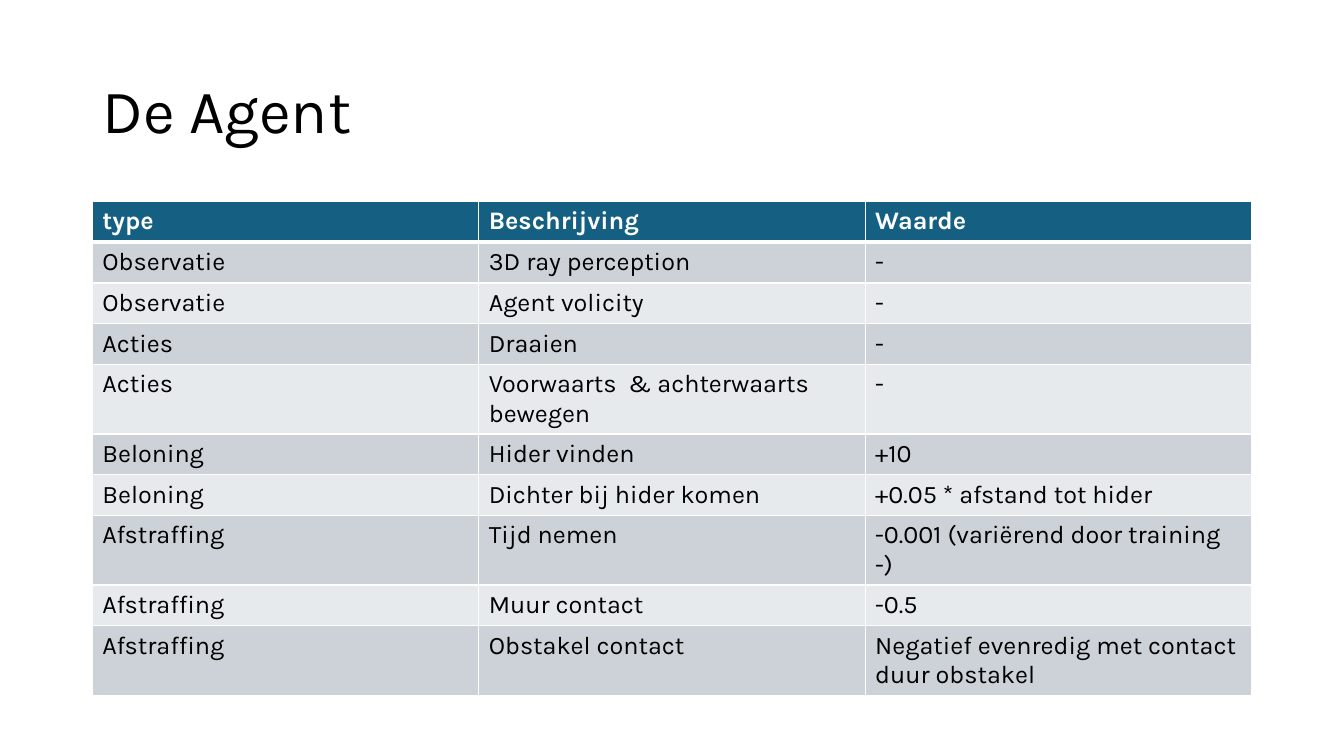
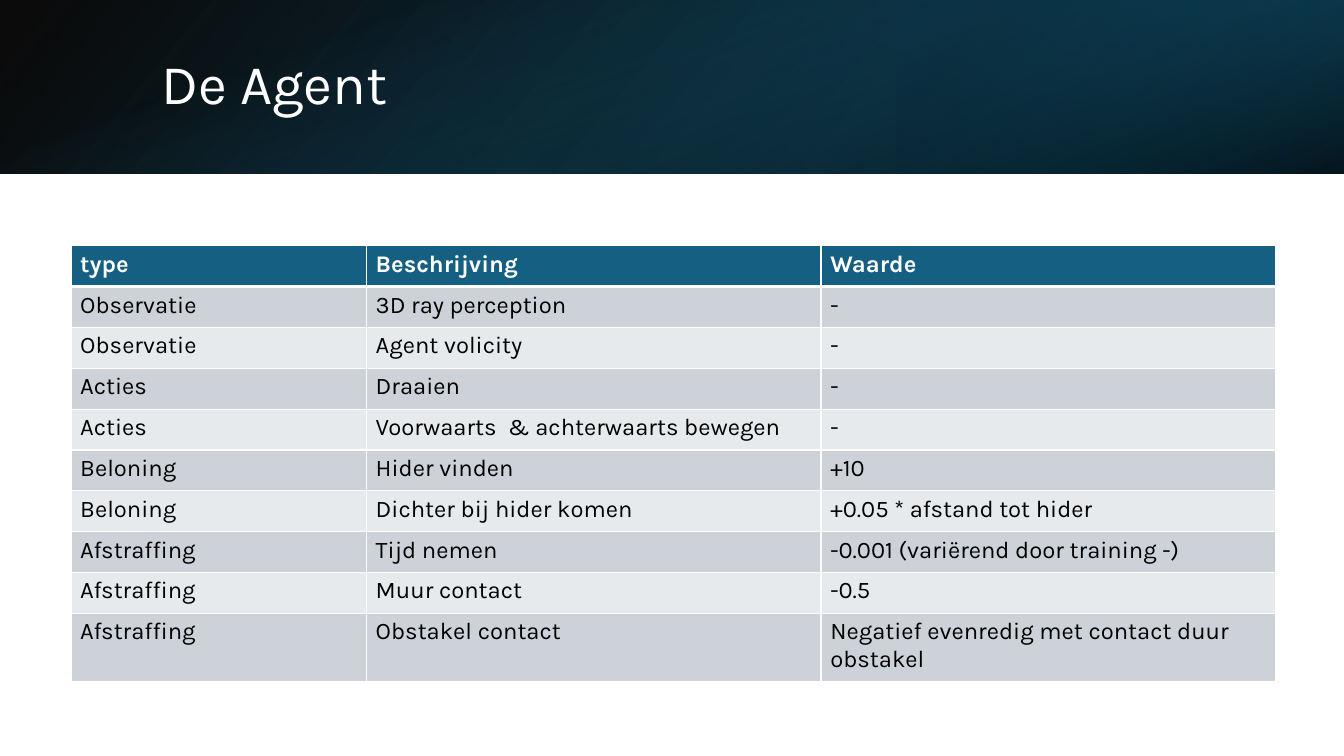
Before and after one commit to JelleHaast/VRExp2026Project, a slide deck: slide 5 of ProjectVREXP.pptx. Drawn at 1344x756 pixels with LibreOffice and Linux fonts; fonts in the diff are those of the drawing. Boxes give left, top, right and bottom in pixels: in the first picture for what was removed or moved away, otherwise in the second. Text is boxed around its words. In the diff, an @@ line names an element or a change of style, - is before the commit and + after.

```diff
--- a/ProjectVREXP.pptx
+++ b/ProjectVREXP.pptx
@@ rectangle added at bbox=[0, 0, 1344, 173], fill gradient #000000 to #104862 @@
@@ rectangle added at bbox=[0, 1, 1343, 174], fill gradient #156082 to #000000 @@
@@ rectangle added at bbox=[896, 0, 1344, 173], fill gradient #0B3041 to #156082 @@
@@ title "De Agent": place and size @@
-title "De Agent" at bbox=[102, 94, 351, 148]
+title "De Agent" at bbox=[161, 69, 387, 118]
@@ title "De Agent" at bbox=[161, 69, 387, 118]: size 44 to 40 pt, text colour #000000 to #FFFFFF @@
@@ table at bbox=[71, 246, 1275, 683] @@
@@ size 18 to 17 pt @@
@@ table: place and size @@
-table at bbox=[93, 202, 1251, 688]
+table at bbox=[71, 246, 1275, 683]
```
Also in this commit, not shown: 3 other slides changed, 2 slides added, 1 slide removed.
